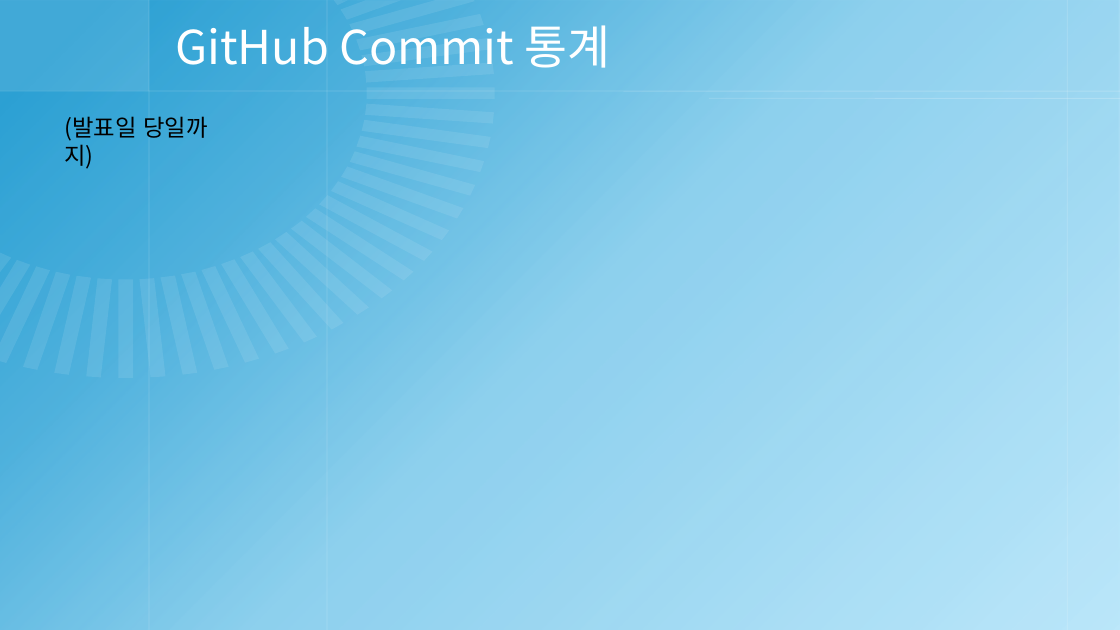
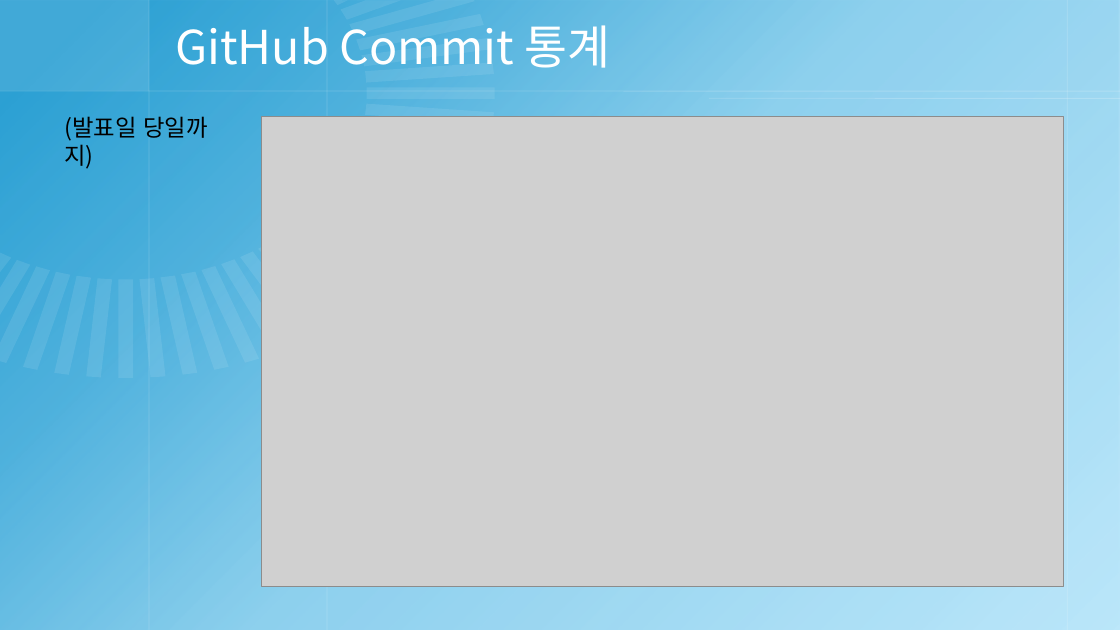
Before and after one commit to pb-wandu/2018180040_2DGP_PROJECT, a slide deck: slide 8 of 2018180040 - 2DGP 3차 발표 프레젠테이션.pptx. Drawn at 1120x630 pixels with LibreOffice and Linux fonts; fonts in the diff are those of the drawing; grey boxes stand for pictures; background and template pictures are left out. Boxes give left, top, right and bottom in pixels: in the first picture for what was removed or moved away, otherwise in the second. Text is boxed around its words. In the diff, an @@ line names an element or a change of style, - is before the commit and + after.

```diff
--- a/2018180040 - 2DGP 3차 발표 프레젠테이션.pptx
+++ b/2018180040 - 2DGP 3차 발표 프레젠테이션.pptx
@@ picture added at [261, 117, 1065, 586] @@
@@ group removed at [276, 120, 492, 315]: 9 freeform shapes @@
```
Also in this commit, not shown: 1 other slide changed, 13 other files.
